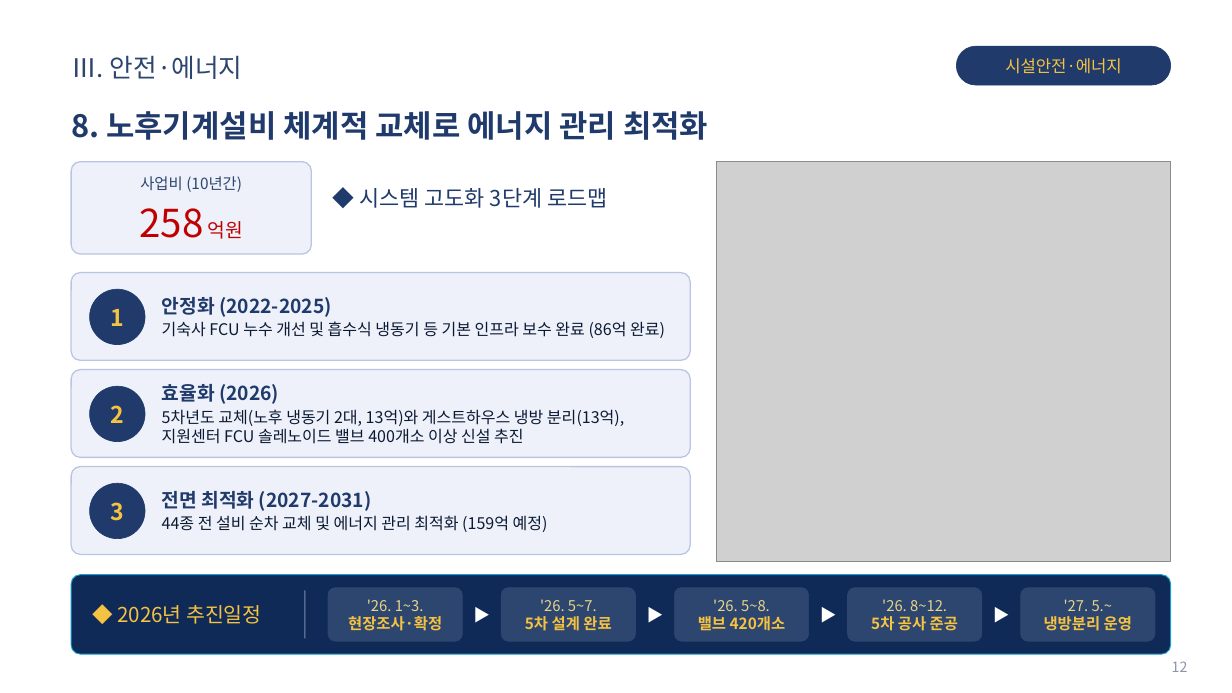
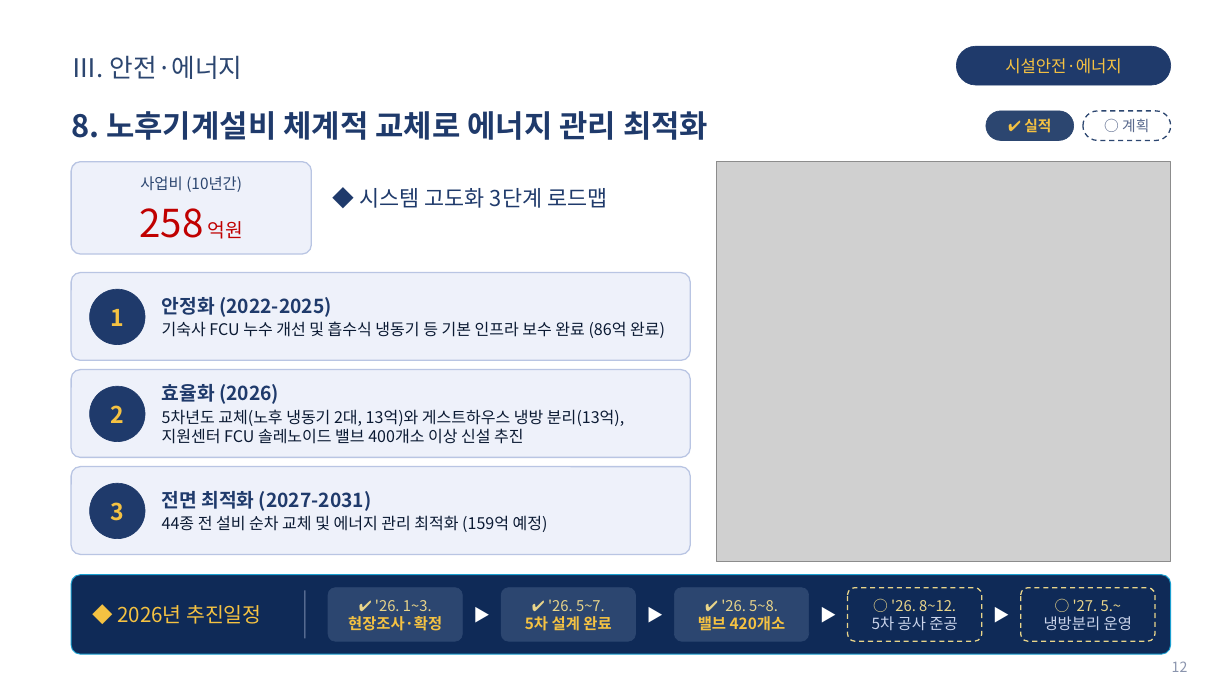
Before and after one commit to teahyunkim70-bot/my-project, a slide deck: slide 12 of Vision2030_Roadmap_발표자료.pptx. Drawn at 1232x693 pixels with LibreOffice and Linux fonts; fonts in the diff are those of the drawing; grey boxes stand for pictures; background and template pictures are left out. Boxes give left, top, right and bottom in pixels: in the first picture for what was removed or moved away, otherwise in the second. Text is boxed around its words. In the diff, an @@ line names an element or a change of style, - is before the commit and + after.

```diff
--- a/Vision2030_Roadmap_발표자료.pptx
+++ b/Vision2030_Roadmap_발표자료.pptx
@@ rounded rectangle added at (986, 111, 1074, 140), fill #2C4670, outline #2C4670 0.5 pt @@
@@ text added at (1024, 118, 1051, 133), 11.5 pt, text #F5C242, bold @@
+✔ 실적
@@ rounded rectangle added at (1083, 111, 1171, 140), fill #FFFFFF, outline #2C4670 1 pt dashed @@
@@ text added at (1122, 119, 1149, 132), 11.5 pt, text #5A6A8E @@
+○ 계획
@@ text at (375, 599, 432, 611): text changed @@
-'26. 1~3.
+✔ '26. 1~3.
@@ text at (548, 599, 605, 611): text changed @@
-'26. 5~7.
+✔ '26. 5~7.
@@ text at (721, 599, 778, 611): text changed @@
-'26. 5~8.
+✔ '26. 5~8.
@@ rounded rectangle at (848, 588, 982, 641): fill #2C4670 to #0F2A57; outline #2C4670 0.5 pt to #E9D58A 1 pt dashed @@
@@ text at (891, 599, 956, 611): text changed @@
-'26. 8~12.
+○ '26. 8~12.
@@ rounded rectangle at (1021, 588, 1155, 641): fill #2C4670 to #0F2A57; outline #2C4670 0.5 pt to #E9D58A 1 pt dashed @@
@@ text at (1073, 599, 1122, 611): text changed @@
-'27. 5.~
+○ '27. 5.~
@@ text at (872, 616, 957, 630): text colour #F5C242 to #C9D3EA, bold off in "5차 공사 준공" @@
@@ text at (1044, 616, 1132, 630): text colour #F5C242 to #C9D3EA, bold off in "냉방분리 운영" @@
```
Also in this commit, not shown: 7 other slides changed.
